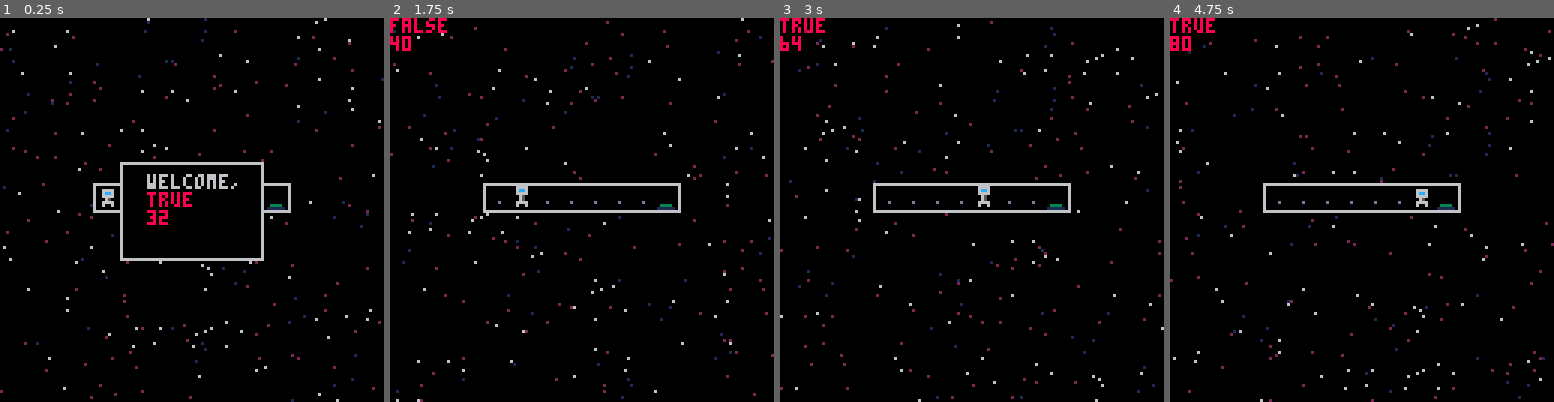
Above: before the commit, frames 1-4 (left to right).
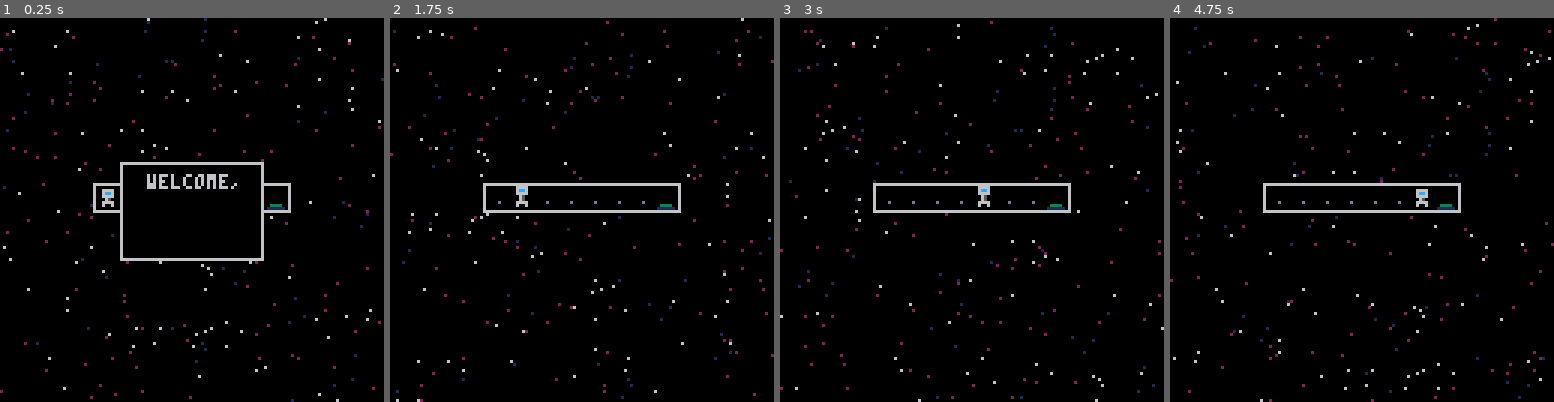
Above: after the commit, the same moments.

Repository: camerondugan/Pico8-Cartridges
Game: PICO-8 cartridge mygames/space.p8
Two runs of this game, one before a commit and one after it. Both use one fixed random seed, a clock stepped at 60 frames per second and the inputs below.
Inputs:
- Up to frame 1 (0.25 s): no input
- Up to frame 2 (1.75 s): tap X (X key) at 0.33, 1.07 s; hold Right from 1.6 s (still down)
- Up to frame 3 (3 s): tap X (X key) at 1.85, 2.97 s; release Right at 2.1 s; hold Up 2.15-2.42 s; hold Right from 2.47 s (still down)
- Up to frame 4 (4.75 s): release Right at 3.03 s; hold Left 3.08-3.58 s; hold Down 3.63-3.97 s; hold Right 4.02-4.68 s; tap X (X key) at 4.08 s; hold Up from 4.73 s (still down)

The runs differ from the first frame. In frame 1, 0.4% of the frame differs, in the area x 38-50%, y 45-54%; in frame 2, 0.4%, in the area x 0-15%, y 0-9%; in frame 3, 0.3%; in frame 4, 0.4%.

Commit message:
transition

Diff:
--- a/mygames/space.p8
+++ b/mygames/space.p8
@@ -14,6 +14,7 @@
 
 --ui
 playing=true
+paused=false
 
 --map
 mx=0
@@ -26,6 +27,9 @@
 --utils
 debug=true
 d={}
+
+--paths: 0 and 1
+levels={2,0,3,1,4}
 
 function _init()
 	music(0)
@@ -45,7 +49,7 @@
 
 function _draw()
 	--just played
-	if (playing) then
+	if (playing and not paused) then
 		cls()
 		★_bg()
 		map(mx,my)
@@ -72,14 +76,11 @@
 end
 
 function _update60()
-	if (playing) then
+	if (playing and not paused) then
 		get_input()
 		update_player()
-		update_tiles()
-		for p in all(players) do
-			add(d,p.x)
-		end
-	end
+	end
+	if (playing) update_tiles()
 end
 
 function get_input()
@@ -119,12 +120,44 @@
 		click_txt({"welcome,","please be wary","teleporting is dangerous"})
 end
 
+this_lvl=1
+lvl_tt=0--lvl transition timer
+lvl_t=false
 function load_next_lvl()
-	add(d,"level complete")
-	mx+=16
-	players={}
-	tiles={}
-	init_tiles()
+	--timer
+	if not lvl_t then
+		if lvl_tt==0 then
+			lvl_tt=t()
+			reset_transition()
+		end
+	end
+	local timer=t()-lvl_tt
+	--animation
+	if (timer<.8) then
+		for p in all(players) do
+			circle_out(p)
+		end
+	end
+	--game_logic
+	if (timer<0.2) then
+		for p in all(players) do
+			p.can_move=false
+		end
+	elseif (timer<.8) then
+		paused=true
+	elseif (timer<.85) then
+		--execute lvl shift
+		paused=false
+		mx=this_lvl*16
+		players={}
+		tiles={}
+		init_tiles()
+		this_lvl+=1
+	else
+		paused=false
+		lvl_tt=t()
+		reset_transition()
+	end
 end
 
 
@@ -229,6 +262,19 @@
 		end
 	end
 end
+
+--transitions
+function reset_transition()
+	circles=0
+end
+circles=0
+function circle_out(p)
+	local x,y=p.x,p.y
+	for i=0,circles do
+			circ(x,y,128-i,7)
+	end
+	circles+=3
+end
 -->8
 --player
 
@@ -269,7 +315,6 @@
 function update_player()
 	for p in all(players) do
 		portal_fx(p.x,p.y,12,p)
-		add(d,p.can_move)
 	end
 	combine_players()
 	p_movement()
@@ -404,7 +449,7 @@
 			b=b and tb
 		end
 	end
-	--if all lvl btns pressed
+	--if all lvl btns are pressed
 	if (b and c>0) load_next_lvl()
 end
 
